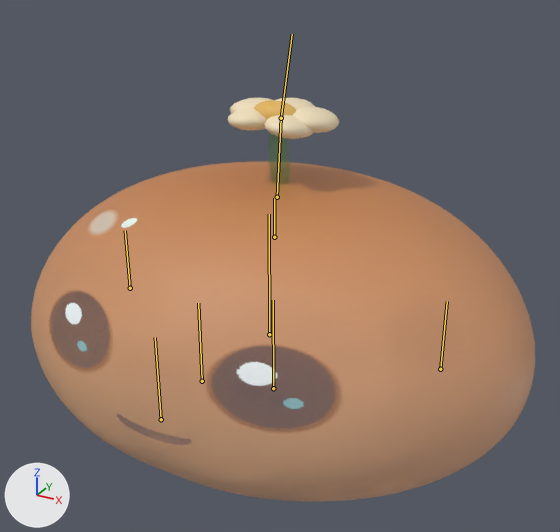
The FBX model ContentSource/Animations/Monsters/SlimeFamily/Suicide/Recoil.fbx: old version first, new version second.
Rendered twice from a 50 mm camera at (0.732, -1.286, 1.013) aimed at (0.028, -0.006, 0.373). The lights are fixed; the arrows at lower left show +X, +Y and +Z. The first picture is the older version. Both versions are drawn at frame 7 of the action 'SlimeFamily_Suicide.002'; the numbers are the values there. The bones that change, and the others that lie on the model, are drawn over the model as lines.

Objects in the first picture: 'SlimeSuicide.002'.
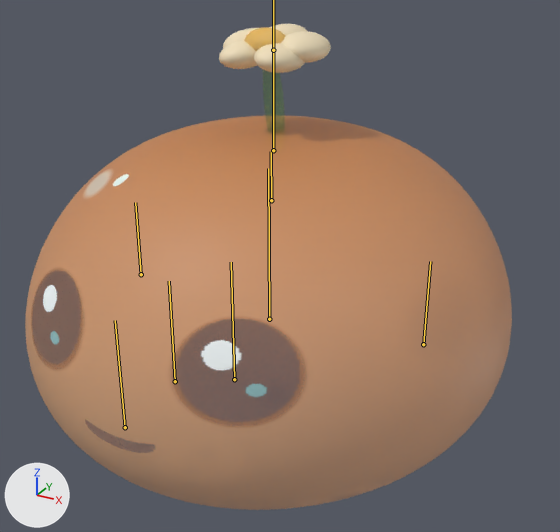
Location of each change, (x1, y1, x2, y2) in pixels of the pictures (560 x 532 px):
'SlimeSuicide.002', posed (20% taller): before (31, 98, 535, 501); after (25, 24, 512, 509)
bone 'body_center', root to tip: before (269, 334) to (269, 214); after (269, 319) to (268, 168)
bone 'body_top', root to tip: before (274, 237) to (274, 198); after (271, 200) to (271, 151)
bone 'flower_stem', root to tip: before (277, 197) to (281, 118); after (273, 150) to (273, 50)
bone 'body_front', root to tip: before (202, 381) to (198, 303); after (175, 381) to (169, 281)

Patch to the scene script:
```diff
--- a/ContentSource/Animations/Monsters/SlimeFamily/Suicide/Recoil.fbx.py
+++ b/ContentSource/Animations/Monsters/SlimeFamily/Suicide/Recoil.fbx.py
@@ bone_body_center @@
 bone_body_center = bpy.data.objects['SlimeSuicide_Rig.002'].pose.bones['body_center']  # child of 'root'
-bone_body_center.location = (0.0, -0.038, 0.0)
-bone_body_center.scale = (1.08, 0.84, 0.92)
+bone_body_center.location = (0.0, 0.004, 0.0)
+bone_body_center.scale = (0.98, 1.02, 1.0)
@@ bone_body_top @@
 bone_body_top = bpy.data.objects['SlimeSuicide_Rig.002'].pose.bones['body_top']  # child of 'body_center'
-bone_body_top.location = (0.0, 0.0, -0.015)
+bone_body_top.location = (0.0, 0.0, 0.0)
@@ bone_flower_stem @@
 bone_flower_stem = bpy.data.objects['SlimeSuicide_Rig.002'].pose.bones['flower_stem']  # child of 'body_top'
-bone_flower_stem.rotation_quaternion = (0.999, -0.048, 0.0, 0.0)  # degrees (-6, 0, 0)
+bone_flower_stem.rotation_quaternion = (1.0, 0.0, 0.0, 0.0)  # degrees (0, 0, 0)
@@ bone_flower_head @@
 bone_flower_head = bpy.data.objects['SlimeSuicide_Rig.002'].pose.bones['flower_head']  # child of 'flower_stem'
-bone_flower_head.rotation_quaternion = (0.999, 0.0, 0.0, -0.035)  # degrees (0, 0, -4)
+bone_flower_head.rotation_quaternion = (1.0, 0.0, 0.0, 0.0)  # degrees (0, 0, 0)
@@ bone_body_front @@
 bone_body_front = bpy.data.objects['SlimeSuicide_Rig.002'].pose.bones['body_front']  # child of 'body_center'
-bone_body_front.location = (0.0, 0.0, -0.061)
+bone_body_front.location = (0.0, 0.0, 0.0)
```
